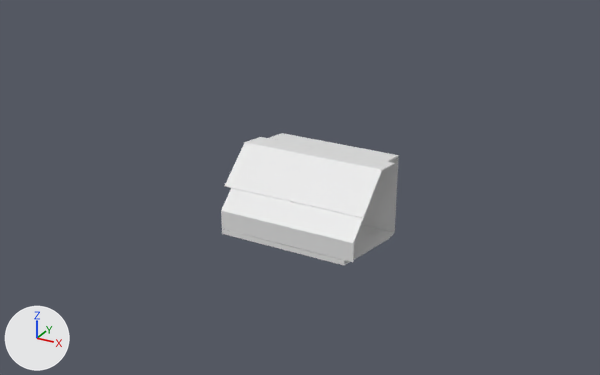
Before and after pictures for a commit that changed the Blender file modelssrc/stpm64/tech/computer_combine.blend.
Before and after are seen from a 50 mm camera at (430.8, -258.1, 154.0) aimed at (298.3, -17.1, 33.5). The axes (+X, +Y, +Z) are drawn at lower left. The lights are the same throughout. Materials are left out; every surface is plain grey.

The first picture shows 'console_cmb01_body_b48'.
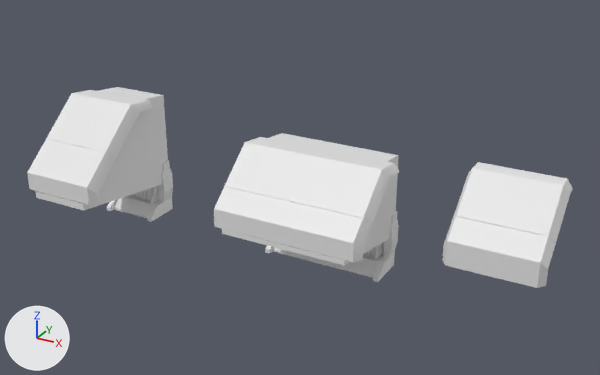
Changed parts and their boxes (x1, y1, x2, y2) in the pictures (600 x 375 px):
'console_cmb01_body_b48', reshaped: before (221, 133, 399, 266); after (214, 133, 399, 266)
'console_cmb01_body_c24', shown: after (27, 87, 168, 211)
'console_cmb01_body_a24', shown: after (442, 162, 573, 288)
'console_cmb01_floorsupport_48', shown: after (265, 211, 399, 282)
'console_cmb01_floorsupport_24', shown: after (107, 160, 173, 222)
part 1 of me_plane_005, built on: before (345, 155, 399, 243); after (214, 133, 399, 266)

What changed in the scene script:
```text
Change me_plane_005:
    used by ob_console_cmb01_body_b48; location = (280.0, 1.0, 0.0)
    remove me_plane_005.from_pydata(...)  # 56 vertices, 44 faces; spans x -3.0..51.0, y -42.0..1.0, z 14.0..48.0
    add me_plane_005.from_pydata(...)  # 140 vertices, 116 faces; spans x -5.0..53.0, y -42.0..1.0, z 14.0..48.0
    me_plane_005 part 1: 2 vertices moved within x 51.0, y -35.0, z 36.0; 2 vertices removed from x 48.0, y -9.8..0.9, z 44.5..46.0; 86 vertices added at x -5.0..53.0, y -42.0..1.0, z 15.0..47.3
Change me_plane_007:
    used by ob_console_cmb01_body_a24; location = (360.0, 1.0, 0.0)
    remove me_plane_007.from_pydata(...)  # 12 vertices, 8 faces; spans x 0.0..24.0, y -26.0..1.0, z 14.0..48.0
    add me_plane_007.from_pydata(...)  # 116 vertices, 106 faces; spans x -5.0..29.0, y -26.0..1.0, z 14.0..48.0
    me_plane_007 part 2: 2 vertices removed from x 0.0..24.0, y -26.0, z 22.0; 106 vertices added at x -5.0..29.0, y -26.0..1.0, z 15.0..48.0
Change ob_console_cmb01_body_c24:
    remove ob_console_cmb01_body_c24.hide_set(True)
Change ob_console_cmb01_floorsupport_24:
    remove ob_console_cmb01_floorsupport_24.hide_set(True)
Change ob_console_cmb01_floorsupport_48:
    remove ob_console_cmb01_floorsupport_48.hide_set(True)
Change ob_console_cmb01_body_a24:
    remove ob_console_cmb01_body_a24.hide_set(True)
```
